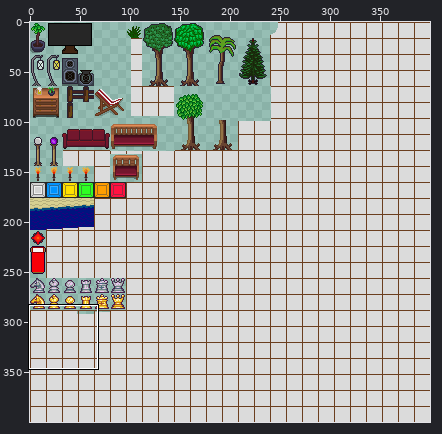
A sprite sheet gets an edit: TestGame/Content/textures/objects/furniture.png. Above: a wide view before the commit, with the close-up outlined.
Close-up. Before the commit:
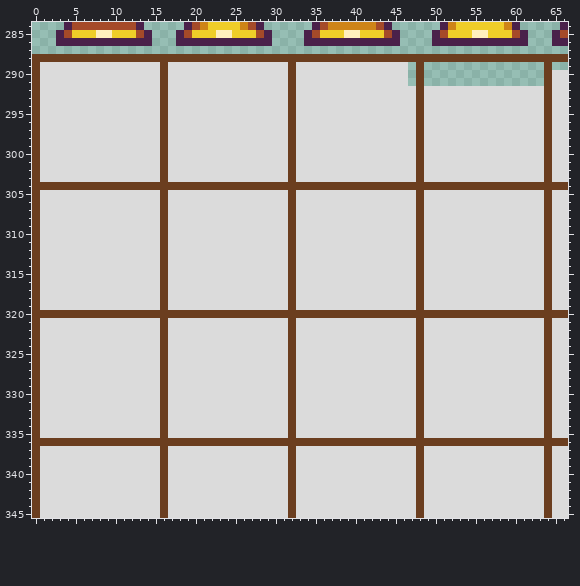
The file is 400x400 pixels. Pixels under 10% opacity are left out. Colours within 5 levels of each other are drawn and written as one. Shown: x 0..66, y 284..345. The commit also changed other parts of the picture, which this record leaves out.
Now the later version:
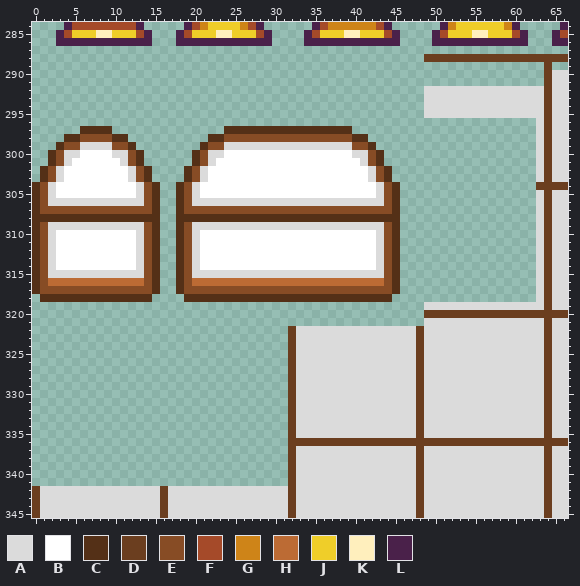
Palette (. is transparent): A #dbdbdb  B #ffffff  C #543017  D #6b3e1f  E #874c25  F #a54a29  G #ce8418  H #bc6b34  J #efce29  K #ffefbd  L #4a214a
The exact change:
y 288: x 0..48 DDDDDDDDDDDDDDDDDDDDDDDDDDDDDDDDDDDDDDDDDDDDDDDDD -> .................................................
y 289..291: x 0..46 DAAAAAAAAAAAAAAADAAAAAAAAAAAAAAADAAAAAAAAAAAAAA -> ...............................................; x 48 D -> .
y 292..295: x 0..48 DAAAAAAAAAAAAAAADAAAAAAAAAAAAAAADAAAAAAAAAAAAAAAD -> .................................................
y 296: x 0..62 DAAAAAAAAAAAAAAADAAAAAAAAAAAAAAADAAAAAAAAAAAAAAADAAAAAAAAAAAAAA -> ...............................................................
y 297: x 0..62 DAAAAAAAAAAAAAAADAAAAAAAAAAAAAAADAAAAAAAAAAAAAAADAAAAAAAAAAAAAA -> ......CCCC..............CCCCCCCCCCCCCCCC.......................
y 298: x 0..62 DAAAAAAAAAAAAAAADAAAAAAAAAAAAAAADAAAAAAAAAAAAAAADAAAAAAAAAAAAAA -> ....CCEEEECC..........CCEEEEEEEEEEEEEEEECC.....................
y 299: x 0..5 DAAAAA -> ...CEE; x 10..23 AAAAAADAAAAAAA -> EEC........CEE; x 32 D -> A; x 40..62 AAAAAAAADAAAAAAAAAAAAAA -> EEC....................
y 300: x 0..3 DAAA -> ..CE; x 6..9 AAAA -> BBBB; x 12..21 AAAADAAAAA -> EC......CE; x 24..39 AAAAAAAADAAAAAAA -> BBBBBBBBBBBBBBBB; x 42..62 AAAAAADAAAAAAAAAAAAAA -> EC...................
y 301: x 0..3 DAAA -> ..CE; x 5..10 AAAAAA -> BBBBBB; x 12..21 AAAADAAAAA -> EC......CE; x 23..40 AAAAAAAAADAAAAAAAA -> BBBBBBBBBBBBBBBBBB; x 42..62 AAAAAADAAAAAAAAAAAAAA -> EC...................
y 302..303: x 0..2 DAA -> .CE; x 4..11 AAAAAAAA -> BBBBBBBB; x 13..20 AAADAAAA -> EC....CE; x 22..41 AAAAAAAAAADAAAAAAAAA -> BBBBBBBBBBBBBBBBBBBB; x 43..62 AAAAADAAAAAAAAAAAAAA -> EC..................
y 304: x 0..62 DDDDDDDDDDDDDDDDDDDDDDDDDDDDDDDDDDDDDDDDDDDDDDDDDDDDDDDDDDDDDDD -> CEABBBBBBBBBBAEC..CEABBBBBBBBBBBBBBBBBBBBBBAEC.................
y 305: x 0..1 DA -> CE; x 3..12 AAAAAAAAAA -> BBBBBBBBBB; x 14..19 AADAAA -> EC..CE; x 21..42 AAAAAAAAAAADAAAAAAAAAA -> BBBBBBBBBBBBBBBBBBBBBB; x 44..62 AAAADAAAAAAAAAAAAAA -> EC.................
y 306: x 0..1 DA -> CE; x 14..19 AADAAA -> EC..CE; x 32 D -> A; x 44..62 AAAADAAAAAAAAAAAAAA -> EC.................
y 307: x 0..62 DAAAAAAAAAAAAAAADAAAAAAAAAAAAAAADAAAAAAAAAAAAAAADAAAAAAAAAAAAAA -> CEEEEEEEEEEEEEEC..CEEEEEEEEEEEEEEEEEEEEEEEEEEC.................
y 308: x 0..62 DAAAAAAAAAAAAAAADAAAAAAAAAAAAAAADAAAAAAAAAAAAAAADAAAAAAAAAAAAAA -> CCCCCCCCCCCCCCCC..CCCCCCCCCCCCCCCCCCCCCCCCCCCC.................
y 309: x 0..1 DA -> CE; x 14..19 AADAAA -> EC..CE; x 32 D -> A; x 44..62 AAAADAAAAAAAAAAAAAA -> EC.................
y 310..314: x 0..1 DA -> CE; x 3..12 AAAAAAAAAA -> BBBBBBBBBB; x 14..19 AADAAA -> EC..CE; x 21..42 AAAAAAAAAAADAAAAAAAAAA -> BBBBBBBBBBBBBBBBBBBBBB; x 44..62 AAAADAAAAAAAAAAAAAA -> EC.................
y 315: x 0..1 DA -> CE; x 14..19 AADAAA -> EC..CE; x 32 D -> A; x 44..62 AAAADAAAAAAAAAAAAAA -> EC.................
y 316: x 0..62 DAAAAAAAAAAAAAAADAAAAAAAAAAAAAAADAAAAAAAAAAAAAAADAAAAAAAAAAAAAA -> CEHHHHHHHHHHHHEC..CEHHHHHHHHHHHHHHHHHHHHHHHHEC.................
y 317: x 0..62 DAAAAAAAAAAAAAAADAAAAAAAAAAAAAAADAAAAAAAAAAAAAAADAAAAAAAAAAAAAA -> CEEEEEEEEEEEEEEC..CEEEEEEEEEEEEEEEEEEEEEEEEEEC.................
y 318: x 0..62 DAAAAAAAAAAAAAAADAAAAAAAAAAAAAAADAAAAAAAAAAAAAAADAAAAAAAAAAAAAA -> .CCCCCCCCCCCCCC....CCCCCCCCCCCCCCCCCCCCCCCCCC..................
y 319: x 0..48 DAAAAAAAAAAAAAAADAAAAAAAAAAAAAAADAAAAAAAAAAAAAAAD -> .................................................
y 320: x 0..48 DDDDDDDDDDDDDDDDDDDDDDDDDDDDDDDDDDDDDDDDDDDDDDDDD -> .................................................
y 321: x 0..48 DAAAAAAAAAAAAAAADAAAAAAAAAAAAAAADAAAAAAAAAAAAAAAD -> .................................................
y 322..335: x 0..31 DAAAAAAAAAAAAAAADAAAAAAAAAAAAAAA -> ................................
y 336: x 0..31 DDDDDDDDDDDDDDDDDDDDDDDDDDDDDDDD -> ................................
y 337..341: x 0..31 DAAAAAAAAAAAAAAADAAAAAAAAAAAAAAA -> ................................
